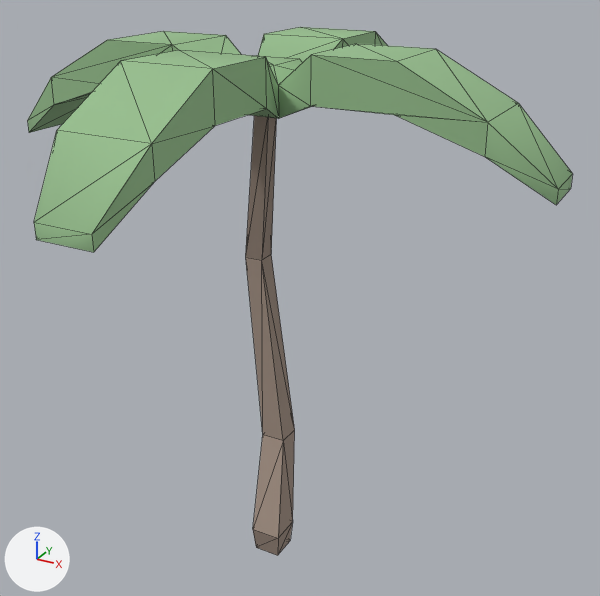
What one commit did to the glTF model web/public/models/tree-palm-c.glb.
Both versions are drawn from a camera (50 mm lens) standing at (0.714, -1.181, 1.162) and looking at (0.039, 0.046, 0.549). The axes (+X, +Y, +Z) are drawn at lower left. The lights are the same throughout. The picture after the commit comes second. Mesh edges are drawn as thin lines. Vertices at exactly the same position are counted once.

In view in the first picture: 'tree-palm-c'.
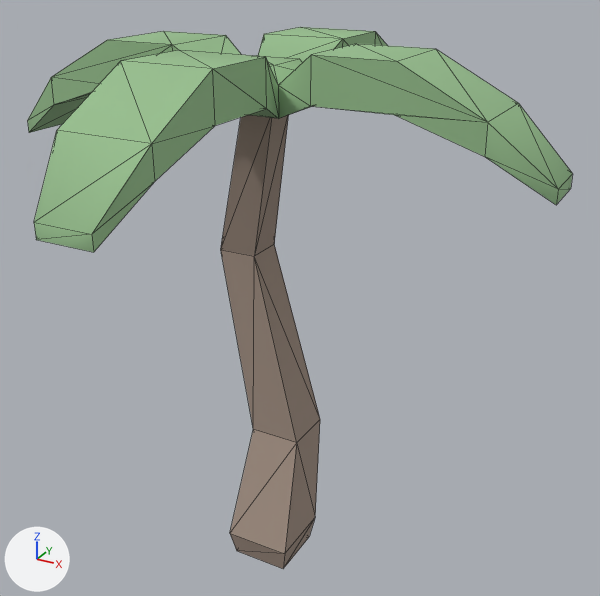
Changed parts and their boxes (x1, y1, x2, y2) in the pictures (600 x 596 px; the box of a moved part takes in the faces that stretch with it):
'tree-palm-c', reshaped
    before: (27, 27, 573, 556)
    after: (27, 27, 573, 569)
part 1 of me_tree_palm_c, moved or reshaped
    before: (246, 116, 295, 556)
    after: (221, 115, 320, 569)

The change in detail:
me_tree_palm_c has 101 vertices, 194 faces and spans x -0.49..0.49, y -0.49..0.49, z 0.0..1.0.
me_tree_palm_c is used by ob_tree_palm_c; location (0.0, 0.0, 0.0).
me_tree_palm_c part 1: the loose piece of 21 vertices spanning x -0.054..0.03, y -0.029..0.052, z 0.0..0.898 is scaled about the mesh origin by (2.14, 2.14, 1).
